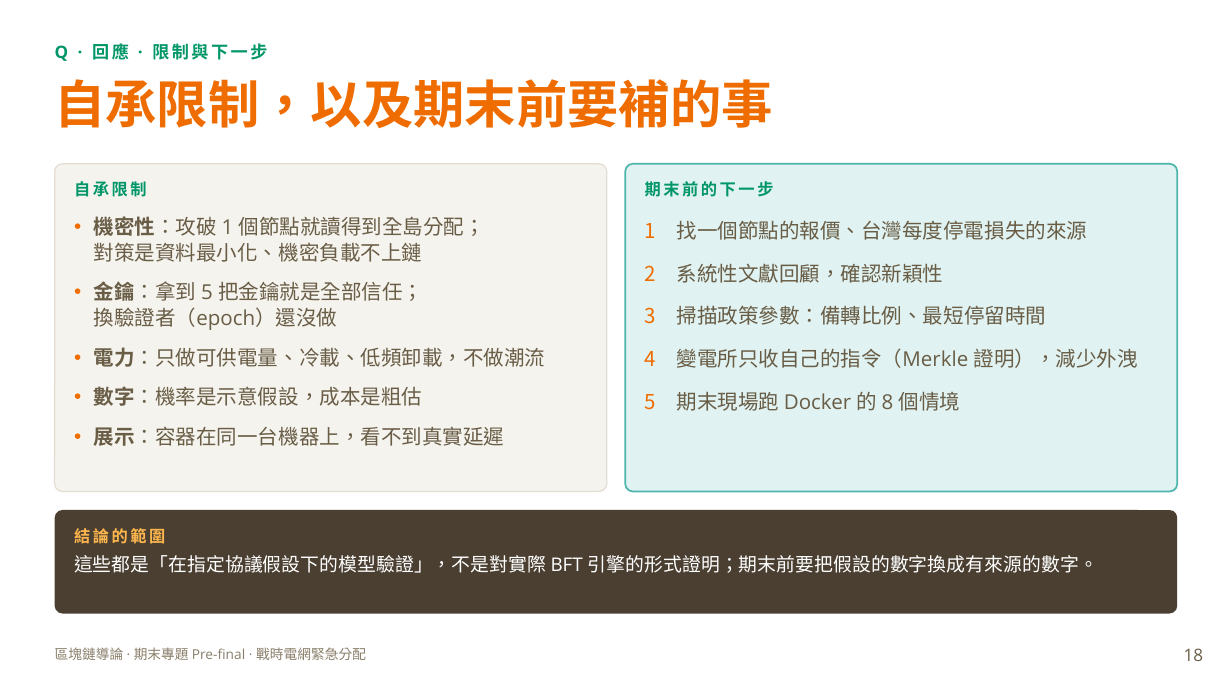
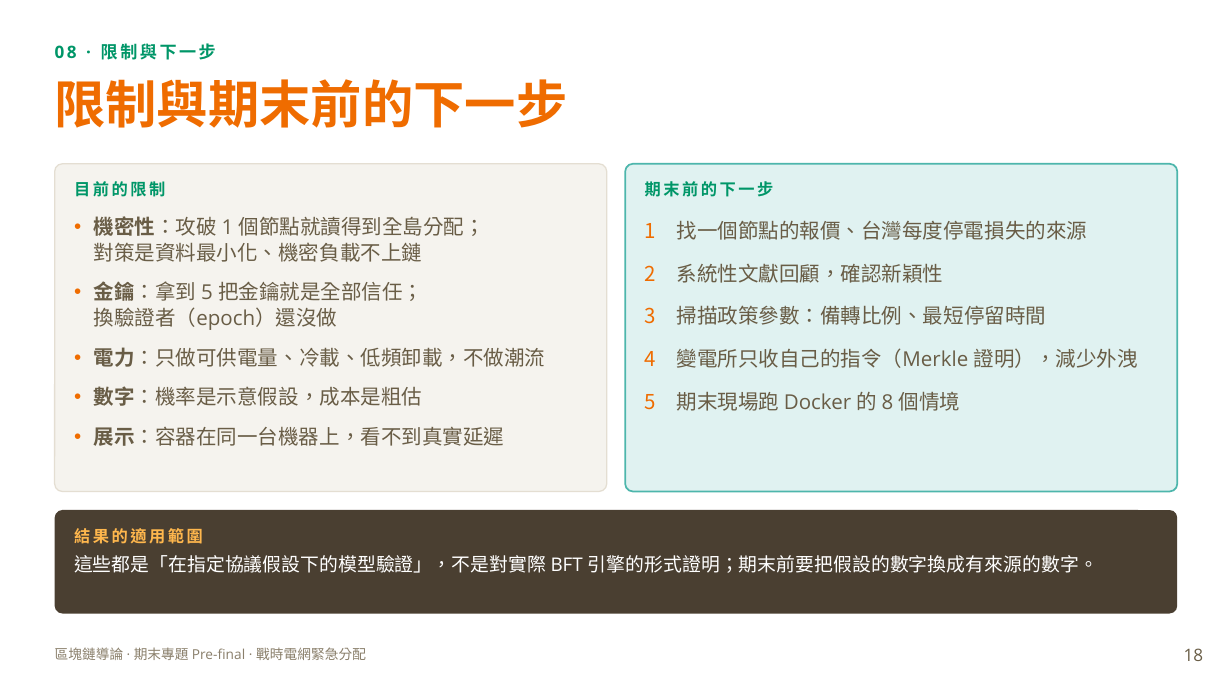
Before and after one commit to XXXaBg3619/grid-quorum, a slide deck: slide 18 of 期末前報告_戰時電網緊急分配.pptx. Drawn at 1232x693 pixels with LibreOffice and Linux fonts; fonts in the diff are those of the drawing. Boxes give left, top, right and bottom in pixels: in the first picture for what was removed or moved away, otherwise in the second. Text is boxed around its words. In the diff, an @@ line names an element or a change of style, - is before the commit and + after.

```diff
--- a/期末前報告_戰時電網緊急分配.pptx
+++ b/期末前報告_戰時電網緊急分配.pptx
@@ text at (55,43,216,60): text changed @@
-Q · 回應 · 限制與下一步
+08 · 限制與下一步
@@ title at (54,79,567,128): text changed @@
-自承限制，以及期末前要補的事
+限制與期末前的下一步
@@ text in rounded rectangle at (74,181,165,197): text changed @@
-自承限制
+目前的限制
@@ text in rounded rectangle at (74,528,203,544): text changed @@
-結論的範圍
+結果的適用範圍
```
Also in this commit, not shown: 15 other slides changed, 2 slides added, 1 slide removed.
